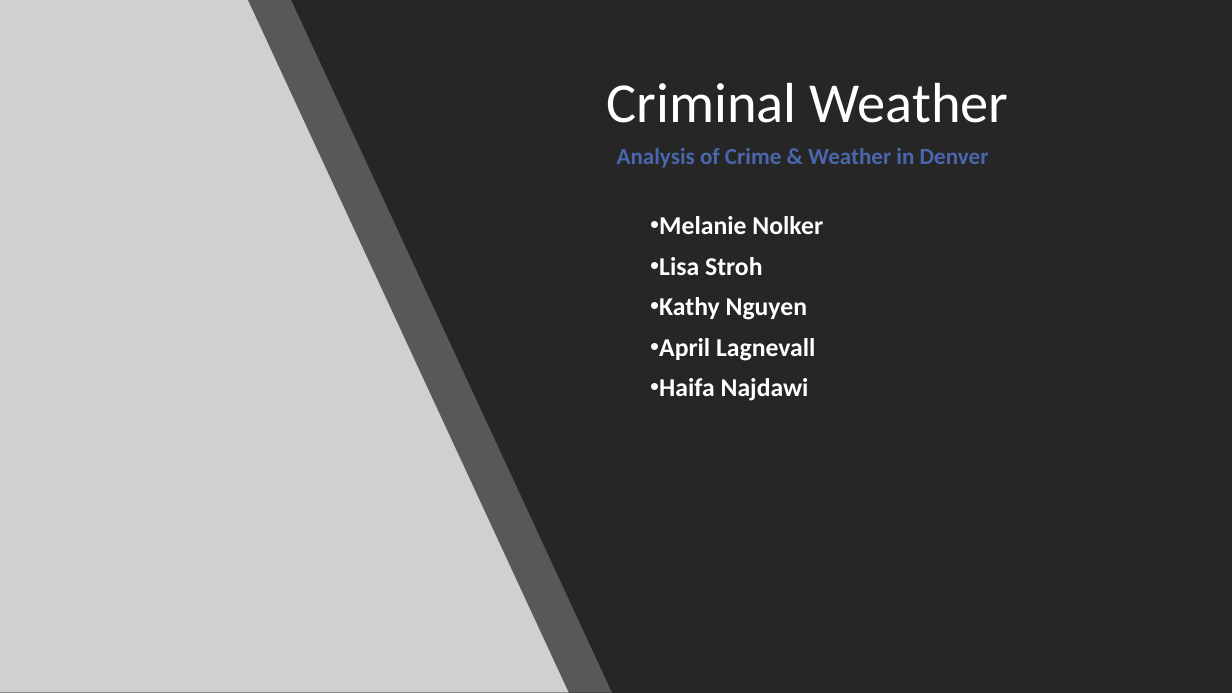
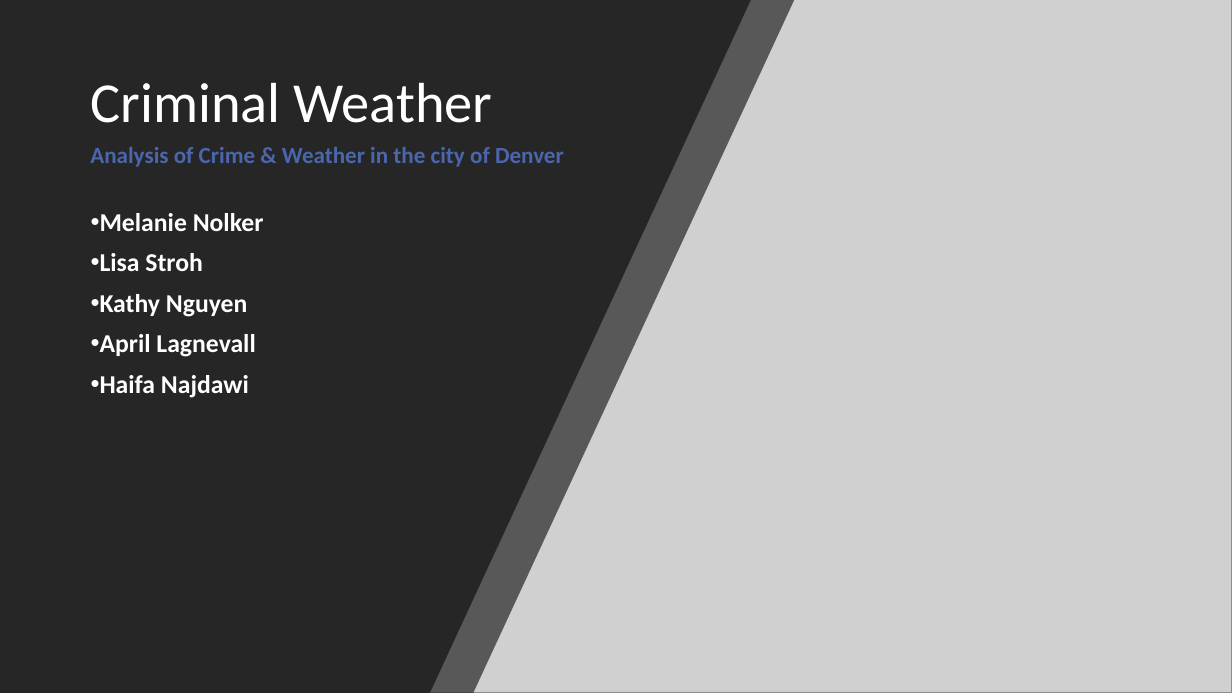
Before and after one commit to mnolker/Criminal_Weather_Denver, a slide deck: slide 1 of Criminal_Weather.pptx. Drawn at 1232x693 pixels with LibreOffice and Linux fonts; fonts in the diff are those of the drawing; grey boxes stand for pictures. Boxes give left, top, right and bottom in pixels: in the first picture for what was removed or moved away, otherwise in the second. Text is boxed around its words. In the diff, an @@ line names an element or a change of style, - is before the commit and + after.

```diff
--- a/Criminal_Weather.pptx
+++ b/Criminal_Weather.pptx
@@ background gradient #0D0D0D to #808080 to #9CC7CE to #4A66AC to #000000 @@
@@ freeform shape: place and size @@
-freeform shape at [248,0,1232,693]
+freeform shape at [0,0,795,693]
@@ freeform shape: place and size @@
-freeform shape at [291,0,1232,693]
+freeform shape at [0,0,751,693]
@@ picture removed at [0,0,624,693] @@
@@ picture added at [416,0,1232,693] @@
@@ title "Criminal Weather": place and size @@
-title "Criminal Weather" at [607,82,1009,123]
+title "Criminal Weather" at [91,82,493,123]
@@ text at [90,147,564,167]: text changed @@
-Analysis of Crime & Weather in Denver
+Analysis of Crime & Weather in the city of Denver
@@ subtitle "Melanie Nolker": place and size @@
-subtitle "Melanie Nolker" at [659,216,823,401]
+subtitle "Melanie Nolker" at [100,213,264,398]
```
Also in this commit, not shown: 4 other slides changed, 3 slides added, 3 slides removed, 9 other files.
